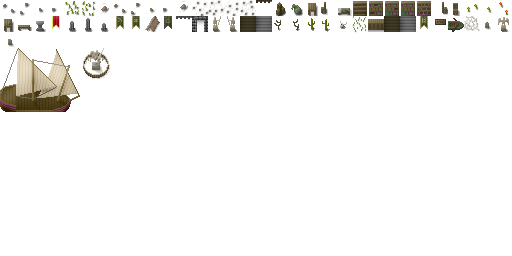
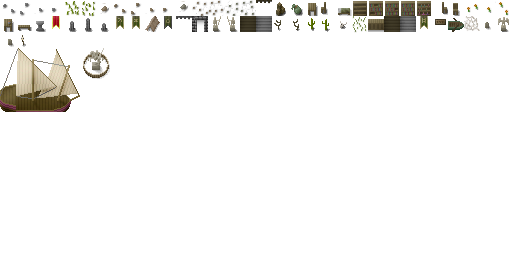
Layers edited between the first and the second 512 x 256 image:
painted on "shade" over box(21, 35, 26, 47)
